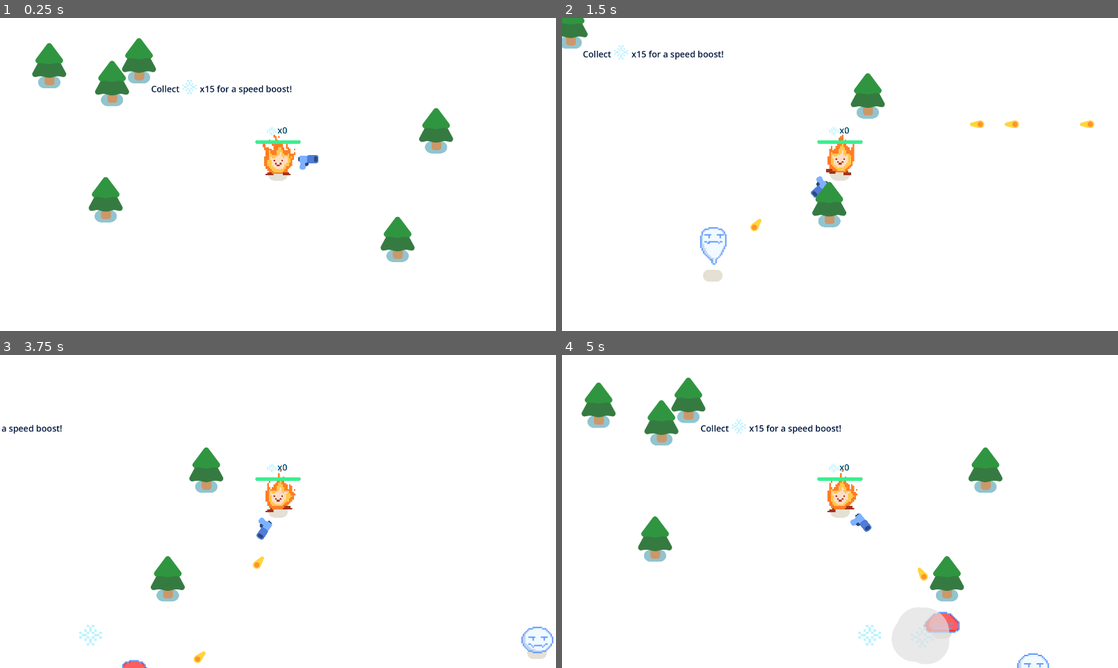
Above: before the commit, frames 1-4 (two rows, left to right).
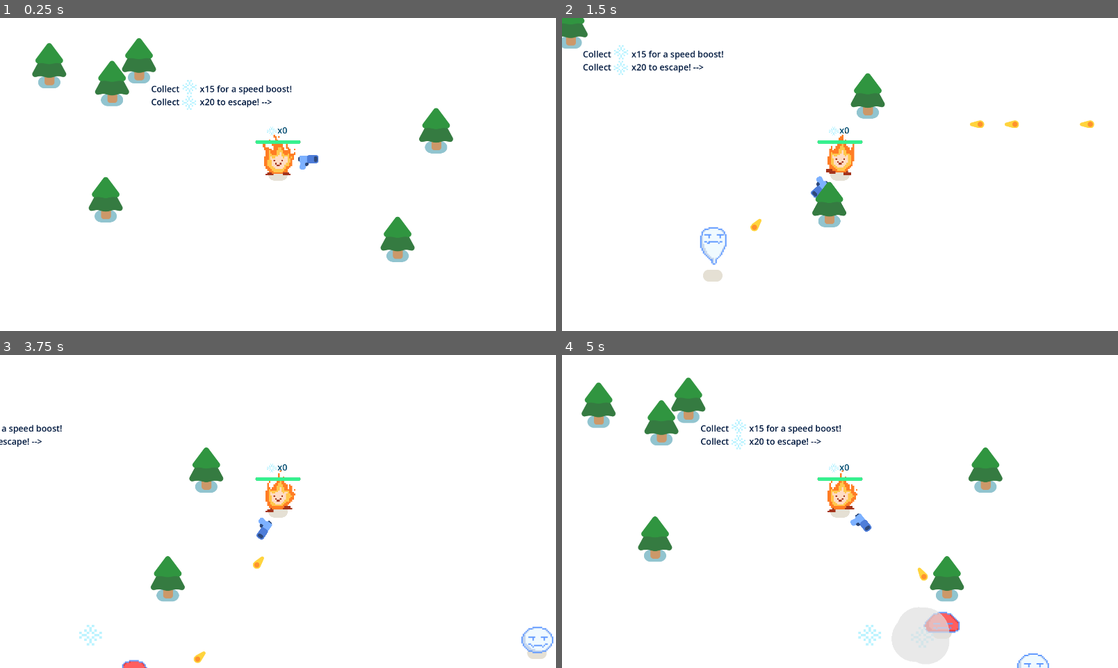
Above: after the commit, the same moments.

Repository: joszeto1/2024-game-final
Game: Godot game, scene res://survivors_game.tscn
The game is run twice, just before and just after one commit, with the same random seed, the same clock (stepped at 60 frames per second) and the same inputs.
Inputs:
- Up to frame 1 (0.25 s): no input
- Up to frame 2 (1.5 s): hold D (move_right) 0.53-1.28 s; hold S (move_down) from 1.28 s (still down)
- Up to frame 3 (3.75 s): release S (move_down) at 2.03 s; hold D (move_right) 2.03-2.78 s; hold W (move_up) 2.78-3.53 s; hold A (move_left) from 3.53 s (still down)
- Up to frame 4 (5 s): keep holding A (move_left)

The runs differ from the first frame. In frame 1, 0.2% of the frame differs, in the area x 27-49%, y 24-30%; in frame 2, 0.2%, in the area x 3-26%, y 13-19%; in frame 3, less than 0.1%; in frame 4, 0.2%.

Commit message:
WORKING GATE!11!

Diff:
--- a/gate.gd
+++ b/gate.gd
@@ -3,3 +3,4 @@
 
 func _on_area_entered(area):
 	get_tree().paused = true
+	$WinScreen.visible = true
--- a/gate.tscn
+++ b/gate.tscn
@@ -1,18 +1,47 @@
 [gd_scene load_steps=4 format=3 uid="uid://c0gm5ikwyiy35"]
 
 [ext_resource type="Script" path="res://gate.gd" id="1_6agsv"]
-[ext_resource type="Texture2D" uid="uid://i4cjdwy1kcoj" path="res://icon.png" id="1_i5cnl"]
+[ext_resource type="Texture2D" uid="uid://cav4h7d6oi15x" path="res://gate.png" id="2_8nrt8"]
 
-[sub_resource type="CircleShape2D" id="CircleShape2D_6fe4s"]
-radius = 56.6392
+[sub_resource type="RectangleShape2D" id="RectangleShape2D_cx0ev"]
+size = Vector2(134, 178)
 
 [node name="Gate" type="Area2D"]
 script = ExtResource("1_6agsv")
 
 [node name="Sprite2D" type="Sprite2D" parent="."]
-texture = ExtResource("1_i5cnl")
+position = Vector2(1299, 454)
+texture = ExtResource("2_8nrt8")
 
 [node name="CollisionShape2D" type="CollisionShape2D" parent="."]
-shape = SubResource("CircleShape2D_6fe4s")
+position = Vector2(1284, 478)
+shape = SubResource("RectangleShape2D_cx0ev")
+
+[node name="WinScreen" type="CanvasLayer" parent="."]
+visible = false
+
+[node name="ColorRect" type="ColorRect" parent="WinScreen"]
+anchors_preset = 15
+anchor_right = 1.0
+anchor_bottom = 1.0
+grow_horizontal = 2
+grow_vertical = 2
+color = Color(0, 0, 0.8, 0.470588)
+
+[node name="Label" type="Label" parent="WinScreen/ColorRect"]
+layout_mode = 1
+anchors_preset = 8
+anchor_left = 0.5
+anchor_top = 0.5
+anchor_right = 0.5
+anchor_bottom = 0.5
+offset_left = -53.0
+offset_top = -11.5
+offset_right = 53.0
+offset_bottom = 11.5
+grow_horizontal = 2
+grow_vertical = 2
+theme_override_font_sizes/font_size = 161
+text = "You Escaped!!"
 
 [connection signal="area_entered" from="." to="." method="_on_area_entered"]
--- a/survivors_game.tscn
+++ b/survivors_game.tscn
@@ -91,13 +91,19 @@
 offset_bottom = 402.0
 theme_override_colors/font_color = Color(0, 0.0941176, 0.243137, 1)
 theme_override_font_sizes/font_size = 30
-text = "Collect         x15 for a speed boost!"
+text = "Collect         x15 for a speed boost!
+Collect         x20 to escape! -->"
 
 [node name="Sprite2D" type="Sprite2D" parent="."]
 position = Vector2(767, 378)
 scale = Vector2(0.6, 0.6)
 texture = ExtResource("4_h3p67")
 
+[node name="Sprite2D2" type="Sprite2D" parent="."]
+position = Vector2(766, 432)
+scale = Vector2(0.6, 0.6)
+texture = ExtResource("4_h3p67")
+
 [connection signal="enough_flakes" from="Player" to="." method="_on_player_enough_flakes"]
 [connection signal="health_depleted" from="Player" to="." method="_on_player_health_depleted"]
 [connection signal="timeout" from="Timer" to="." method="_on_timer_timeout"]
Binary file added: gate.png
Not shown, added: gate.png.import
